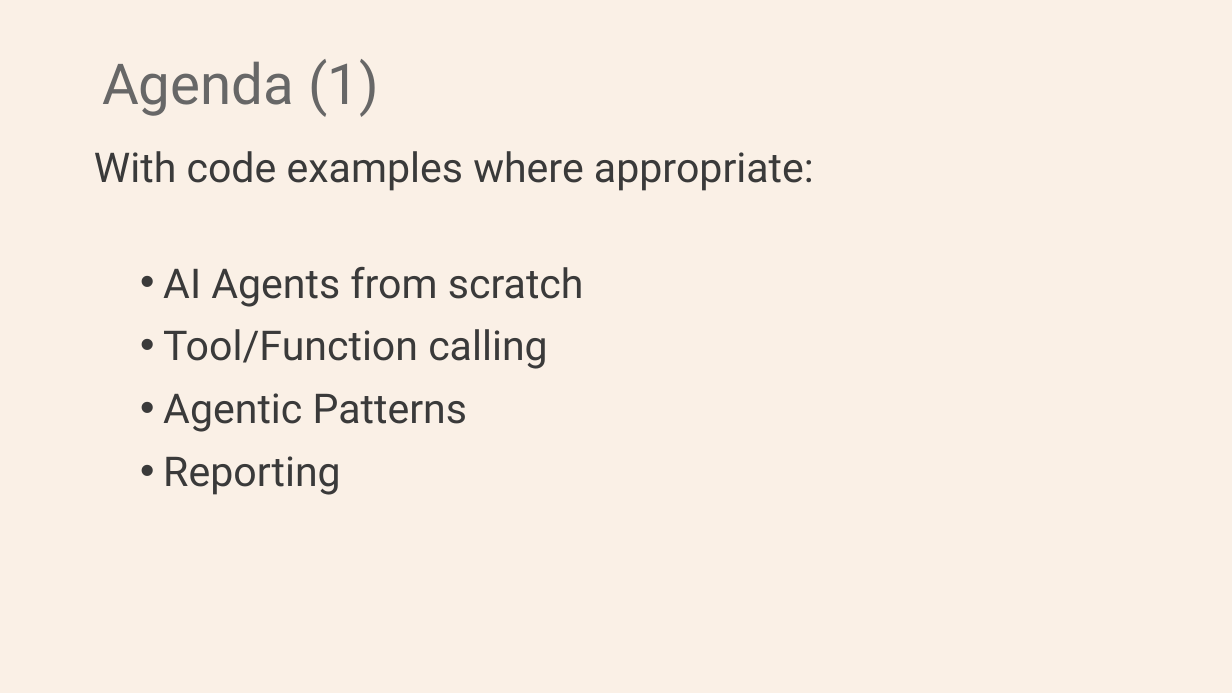
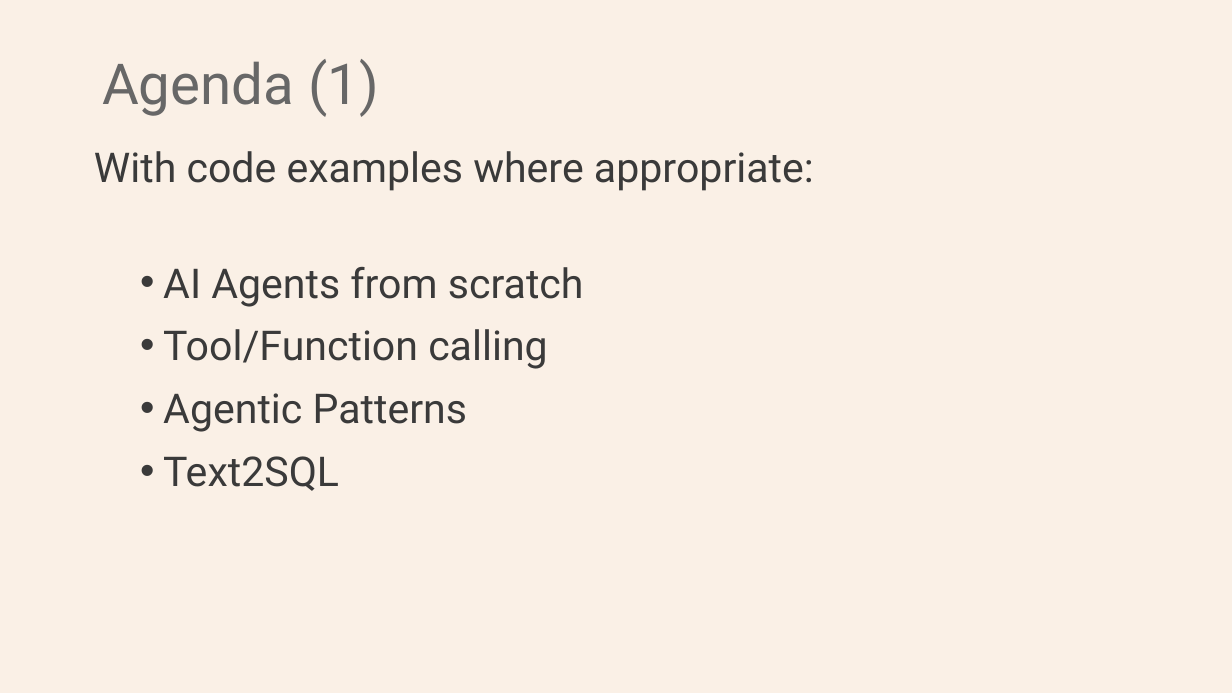
Before and after one commit to Python-Test-Engineer/earl2025, a slide deck: slide 3 of AI_Agents_in_the_Data_Pipeline.pptx. Drawn at 1232x693 pixels with LibreOffice and Linux fonts; fonts in the diff are those of the drawing. Boxes give left, top, right and bottom in pixels: in the first picture for what was removed or moved away, otherwise in the second. Text is boxed around its words. In the diff, an @@ line names an element or a change of style, - is before the commit and + after.

```diff
--- a/AI_Agents_in_the_Data_Pipeline.pptx
+++ b/AI_Agents_in_the_Data_Pipeline.pptx
@@ text at bbox=[163, 456, 339, 491]: text changed @@
-  • Reporting
+  • Text2SQL
```
Also in this commit, not shown: 10 other slides changed, 5 slides added, 1 slide removed, 4 other files.
